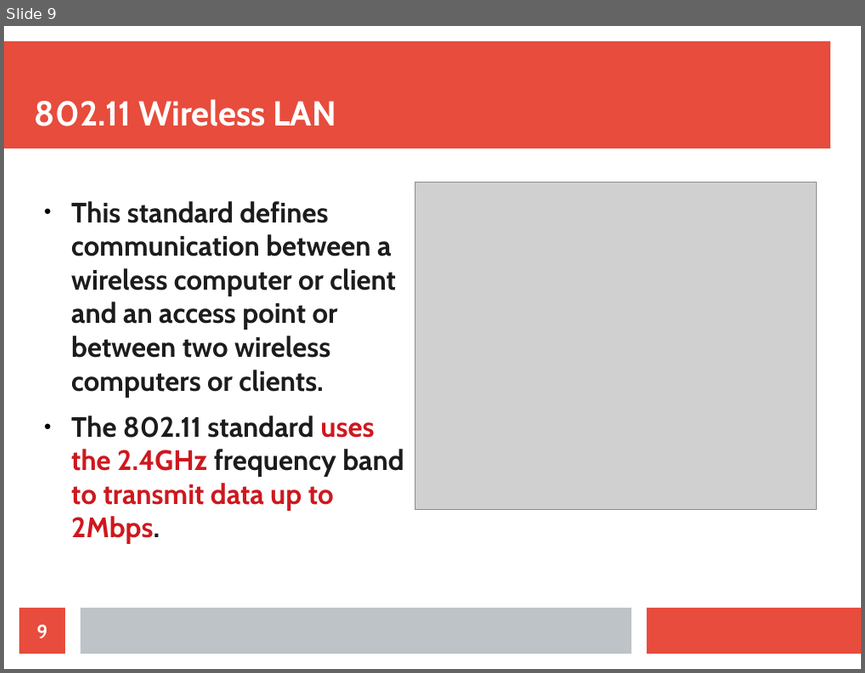
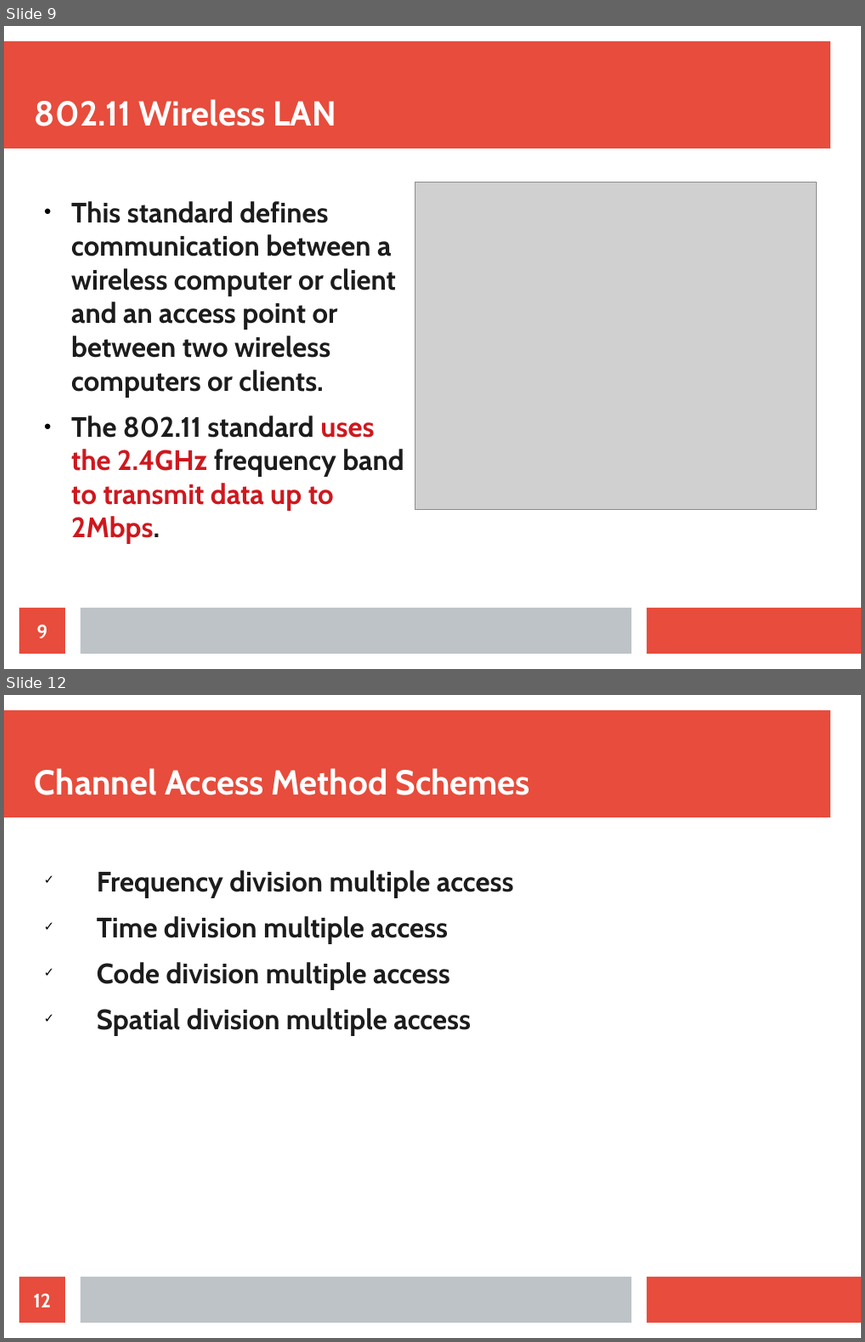
Before and after one commit to sunil11101/CN_Presentation_Section_C, a slide deck: CN PRESENTATION.odp. Shown one above the other, each under a label of ours: slide 9 before the commit, slides 9 and 12 after it; the slides between them are not shown. The pictures are 865x673 and 865x1342 pixels, drawn with LibreOffice and Linux fonts; fonts in the diff are those of the drawing; grey boxes stand for pictures. Boxes give left, top, right and bottom in pixels: in the first picture for what was removed or moved away, otherwise in the second. Text is boxed around its words. In the diff, an @@ line names an element or a change of style, - is before the commit and + after.

```diff
--- a/CN PRESENTATION.odp
+++ b/CN PRESENTATION.odp
@@ slide 12 added at (x1=4, y1=695, x2=861, y2=1338), background #FFFFFF; not listed: 3 template elements that a slide beside it also shows @@
@@ title added at (x1=35, y1=768, x2=529, y2=795), 32 pt, text #FFFFFF, bold @@
+Channel Access Method Schemes
@@ text added at (x1=97, y1=870, x2=514, y2=1035), 26 pt, text #1C1C1C, bold @@
+✓ Frequency division multiple access
+✓ Time division multiple access
+✓ Code division multiple access
+✓ Spatial division multiple access
@@ page number added at (x1=19, y1=1276, x2=65, y2=1322), fill #E74C3C, 18 pt, text #FFFFFF, bold @@
+12
```
Also in this commit, not shown: 2 other slides added, 1 other file.
